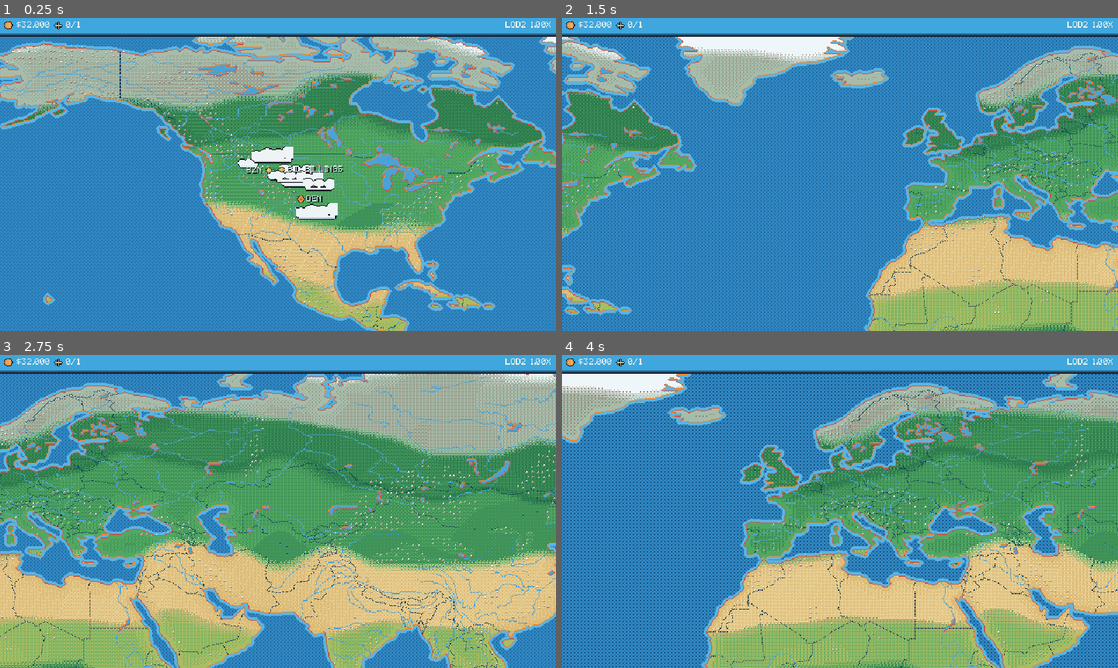
Above: before the commit, frames 1-4 (two rows, left to right).
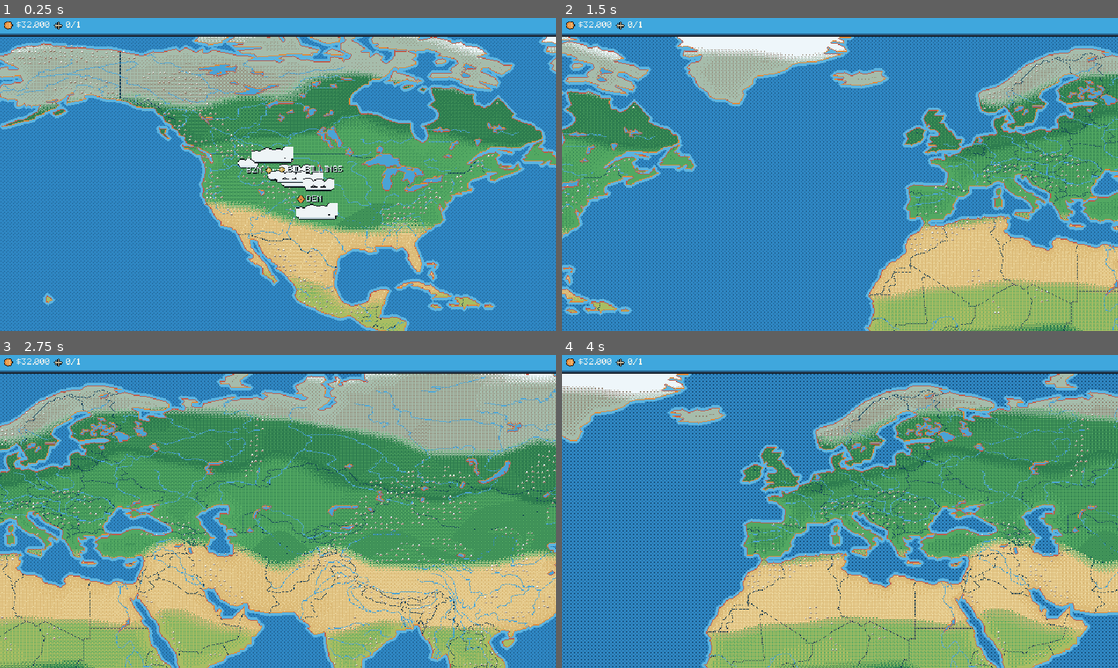
Above: after the commit, the same moments.

Repository: Wyocowboy307/pixel-skies
Game: Godot game, scene res://scenes/main.tscn
Two runs of this game, one before a commit and one after it. Both use one fixed random seed, a clock stepped at 60 frames per second and the inputs below.
Inputs (mouse positions are in pixels of both pictures, inside the frame that each line leads up to):
- Up to frame 1 (0.25 s): no input
- Up to frame 2 (1.5 s): move the mouse to (962, 158) at 0.52 s; hold Right (ui_right) 0.53-1.25 s; click (962, 158) at 0.67 s; drag from (728, 190) to (812, 237) at 1.27 s
- Up to frame 3 (2.75 s): tap Enter at 2 s; move the mouse to (333, 442) at 2.02 s; hold Right (ui_right) from 2.03 s (still down); click (333, 442) at 2.17 s
- Up to frame 4 (4 s): release Right (ui_right) at 2.75 s; drag from (812, 574) to (673, 464) at 2.77 s; tap Space at 3.5 s; move the mouse to (1006, 558) at 3.52 s; hold Left (ui_left) from 3.53 s (still down); click (1006, 558) at 3.67 s

The runs differ from the first frame. In frame 1, less than 0.1% of the frame differs, in the area x 49-99%, y 1-58%; in frame 2, less than 0.1%; in frame 3, less than 0.1%; in frame 4, less than 0.1%.

Commit message:
Apply the review panel's convergent fixes
An adversarial three-lens review (charm / readability / consistency) of the ten
gate screenshots scored the build 5, 5 and 6.5 out of 10 — FIX_FIRST across the
board. This applies every fix at least two lenses agreed on:

- Airport ground now uses daylight greens matched to the world map. The muted
  ramp read as night, and was unanimously the top complaint.
- The LOD/zoom readout is gone from the player HUD — engine telemetry was "the
  loudest technical-application tell in the build".
- The gate scenario pins CLEAR for the daytime capture; the deterministic
  weather had legitimately rolled snow that hour, making day and snow
  indistinguishable. Snow and rain are also denser now.
- Callsign chips are luggage tags (warm yellow, navy text, punched hole), and
  only the selected aircraft is labelled — tags no longer pile onto airport
  names near a hub. The route network is white against the ocean.
- Empty seats read as chairs (headrest, cushion, legs), not orange L glyphs.
- A disabled FLY says what unlocks it (LOAD SOMETHING FIRST / PICK A ROUTE).
- Airport HUD: job-card second line carries money and verdict so nothing sits
  on the headline; blocked jobs go quiet grey instead of shouting red; manifest
  rows ride the cream theme instead of dark terminal strips; the layout button
  joins the action row instead of overflowing the title row.

Co-Authored-By: Claude Fable 5 <noreply@anthropic.com>

Diff:
--- a/scripts/aircraft/aircraft_detail_view.gd
+++ b/scripts/aircraft/aircraft_detail_view.gd
@@ -259,6 +259,15 @@
 
     var flying: bool = plane.state == AircraftInstance.State.IN_FLIGHT
     _fly_button.disabled = flying or loaded.is_empty() or _selected_destination.is_empty()
+    # A disabled FLY says what unlocks it, so the biggest verb in the game is
+    # never a mystery.
+    if _notice.text.is_empty():
+        if flying:
+            _notice.text = ""
+        elif loaded.is_empty():
+            _notice.text = "LOAD SOMETHING FIRST"
+        elif _selected_destination.is_empty():
+            _notice.text = "PICK A ROUTE"
 
     _job_panel.visible = _mode == "load" and not flying
     _route_panel.visible = _mode == "route" and not flying
--- a/scripts/airport/airport_view.gd
+++ b/scripts/airport/airport_view.gd
@@ -761,7 +761,7 @@
     var view: Rect2 = _visible_rect()
     var bright: Color = _wx_colour("btn_blue_hi", "sky_light")
     var deep: Color = _wx_colour("hud_blue", "glass_light")
-    var count: int = 34 + int(roundf(_weather_intensity * 14.0))
+    var count: int = 84 + int(roundf(_weather_intensity * 30.0))
     for i in range(count):
         var seed_x: float = float(absi(hash("rain_x_%d" % i)) % 1000) / 1000.0
         var seed_y: float = float(absi(hash("rain_y_%d" % i)) % 1000) / 1000.0
@@ -782,7 +782,7 @@
     var view: Rect2 = _visible_rect()
     var white: Color = PixelPalette.get_colour("white")
     var pale: Color = _wx_colour("ice_light", "white")
-    var count: int = 20 + int(roundf(_weather_intensity * 12.0))
+    var count: int = 52 + int(roundf(_weather_intensity * 22.0))
     for i in range(count):
         var seed_x: float = float(absi(hash("snow_x_%d" % i)) % 1000) / 1000.0
         var seed_y: float = float(absi(hash("snow_y_%d" % i)) % 1000) / 1000.0
--- a/scripts/dev/scenarios/review_gate.gd
+++ b/scripts/dev/scenarios/review_gate.gd
@@ -124,6 +124,9 @@
     await cap.wait(0.5)
 
     # -- 7. BZN daytime ------------------------------------------------------
+    # Pinned clear: the deterministic weather can legitimately roll snow this
+    # hour, and then "day" and "snow" captures are indistinguishable.
+    WeatherService.set_override("apt_bzn", WeatherService.Kind.CLEAR)
     if main._view != main.View.AIRPORT:
         main.enter_airport("apt_bzn")
     await cap.wait(1.4)
--- a/scripts/ui/airport_hud.gd
+++ b/scripts/ui/airport_hud.gd
@@ -138,7 +138,7 @@
     _config_button = UiTheme.button("LAYOUT")
     _config_button.tooltip_text = "Trade seats for hold space"
     _config_button.pressed.connect(_on_configuration_pressed)
-    identity.add_child(_config_button)
+
 
     var capacity := HBoxContainer.new()
     capacity.add_theme_constant_override("separation", 6)
@@ -173,6 +173,7 @@
     var buttons := HBoxContainer.new()
     buttons.add_theme_constant_override("separation", 3)
     actions.add_child(buttons)
+    buttons.add_child(_config_button)
     _route_button = UiTheme.button("ROUTE")
     _route_button.pressed.connect(_on_route_pressed)
     buttons.add_child(_route_button)
@@ -201,6 +202,8 @@
     var button := Button.new()
     button.custom_minimum_size = Vector2(0.0, height)
     button.clip_contents = true
+    # Rows ride the cream button theme; the old dark strip overrides made the
+    # dock read as a terminal embedded in a card.
     var row := HBoxContainer.new()
     row.mouse_filter = Control.MOUSE_FILTER_IGNORE
     row.set_anchors_preset(Control.PRESET_FULL_RECT)
@@ -282,13 +285,22 @@
     var destination: Dictionary = sim.db.airports.get(job.destination_id, {})
     middle.add_child(UiTheme.label("%s TO %s" % [UiTheme.job_summary(job),
         String(destination.get("code", "?"))], "navy" if allowed else "ink_soft"))
+    # Second line carries the money and the verdict, so nothing ever sits on
+    # top of the headline. A blocked job goes quiet grey, not shouting red.
+    var footer := HBoxContainer.new()
+    footer.mouse_filter = Control.MOUSE_FILTER_IGNORE
+    footer.add_theme_constant_override("separation", 3)
+    middle.add_child(footer)
     if allowed:
-        middle.add_child(UiTheme.label(UiTheme.money(job.reward), "btn_green_lo"))
+        footer.add_child(UiTheme.label(UiTheme.money(job.reward), "btn_green_lo"))
+        var gap := Control.new()
+        gap.size_flags_horizontal = Control.SIZE_EXPAND_FILL
+        gap.mouse_filter = Control.MOUSE_FILTER_IGNORE
+        footer.add_child(gap)
+        footer.add_child(UiTheme.fits_badge(true))
     else:
-        middle.add_child(UiTheme.label(String(verdict["reason"]), "btn_red"))
-    row.add_child(UiTheme.fits_badge(allowed))
+        footer.add_child(UiTheme.label(String(verdict["reason"]).to_upper(), "ink_soft"))
     return button
-
 func _load_verdict(job: Job) -> Dictionary:
     var plane: AircraftInstance = sim.state.aircraft.get(selected_aircraft_id, null)
     if plane == null:
@@ -371,7 +383,7 @@
         row.add_child(UiTheme.payload_pip(is_seat, i < used, i))
 
 func _manifest_row(job: Job) -> Control:
-    var parts: Dictionary = _row(11.0)
+    var parts: Dictionary = _row(16.0)
     var button: Button = parts["button"]
     var row: HBoxContainer = parts["row"]
     button.tooltip_text = "Click to unload"
@@ -384,7 +396,7 @@
     var gap := Control.new()
     gap.size_flags_horizontal = Control.SIZE_EXPAND_FILL
     row.add_child(gap)
-    row.add_child(UiTheme.label(UiTheme.money(job.reward), "accent_green"))
+    row.add_child(UiTheme.label(UiTheme.money(job.reward), "btn_green_lo"))
     return button
 
 # ---------------------------------------------------------------------------
--- a/scripts/ui/hud.gd
+++ b/scripts/ui/hud.gd
@@ -123,8 +123,10 @@
         var fleet: Dictionary = sim.state.fleet_summary()
         _fleet_label.text = "%d/%d" % [int(fleet["flying"]), int(fleet["total"])]
 
-func set_zoom_readout(zoom: float, tier_name: String) -> void:
-    _zoom_label.text = "%s %.2fx" % [tier_name, zoom]
+func set_zoom_readout(_zoom: float, _tier_name: String) -> void:
+    # Engine telemetry never ships in the player HUD — every review lens called
+    # the LOD readout the loudest "technical application" tell in the build.
+    _zoom_label.text = ""
 
 func show_airport(airport_id: String) -> void:
     if db == null or not db.airports.has(airport_id):
--- a/scripts/ui/ui_theme.gd
+++ b/scripts/ui/ui_theme.gd
@@ -9,7 +9,7 @@
 const TOP_BAR_HEIGHT := 15.0
 const PANEL_WIDTH := 150.0
 const DOCK_WIDTH := 296.0
-const DOCK_HEIGHT := 84.0
+const DOCK_HEIGHT := 96.0
 const ROW_HEIGHT := 20.0
 const FONT_SIZE := 7
 const MARGIN := 4.0
--- a/scripts/world/world_overlay.gd
+++ b/scripts/world/world_overlay.gd
@@ -316,7 +316,9 @@
         var a: Dictionary = db.airports[String(pair[0])]
         var b: Dictionary = db.airports[String(pair[1])]
         var active: bool = selected_airport_id == String(pair[0]) or selected_airport_id == String(pair[1])
-        var colour: Color = _colour("ui_border_light") if active else _colour("ui_border")
+        # The network is white against the saturated ocean — the "that is my
+        # airline" read the whole map exists to deliver.
+        var colour: Color = _colour("white") if active else Color(_colour("white"), 0.75)
         var points: PackedVector2Array = _route_points(a, b)
         var travelled := 0
         for i in range(points.size() - 1):
@@ -467,10 +469,10 @@
         # frames, so a turning aircraft stays their aircraft.
         var strip: Texture2D = LiverySprites.map_strip(plane, _bank_of(leg.id, heading))
         AircraftSprites.draw_frame(self, strip, at, heading, scale)
+        # Only the selected aircraft gets a label; labelling every bystander
+        # piled tags on top of the airport names near a hub.
         if leg.aircraft_id == selected_aircraft_id:
             _callsign_chip(font, plane, leg, at, now, scale)
-        elif camera.current_zoom() >= 1.0:
-            _registration_tag(font, plane, at, scale)
     _prune_headings(active_ids)
 
 # ---------------------------------------------------------------------------
@@ -559,22 +561,23 @@
     box_origin.x = clampf(box_origin.x, 2.0, size.x - box_size.x - 2.0)
     box_origin.y = maxf(box_origin.y, SAFE_AREA_TOP)
 
-    # Chunky navy card with a light edge and a pointer notch down to the plane.
+    # A luggage tag, not telemetry: warm yellow card, navy text, punched hole.
     draw_rect(Rect2(box_origin - Vector2.ONE, box_size + Vector2(2.0, 2.0)),
         _colour("outline"))
-    draw_rect(Rect2(box_origin, box_size), _colour("ui_bg"))
-    draw_rect(Rect2(box_origin, Vector2(box_size.x, 1.0)), _colour("ui_border_light"))
+    draw_rect(Rect2(box_origin, box_size), _colour("accent_yellow"))
+    draw_rect(Rect2(box_origin, Vector2(box_size.x, 1.0)), _colour("card_hi"))
+    draw_rect(Rect2(box_origin + Vector2(2.0, 2.0), Vector2(2.0, 2.0)), _colour("outline"))
     var notch_x: float = clampf(at.x - 2.0, box_origin.x + 2.0, box_origin.x + box_size.x - 6.0)
     draw_rect(Rect2(_snap(Vector2(notch_x, box_origin.y + box_size.y + 1.0)),
         Vector2(4.0, 2.0)), _colour("outline"))
     draw_rect(Rect2(_snap(Vector2(notch_x + 1.0, box_origin.y + box_size.y + 3.0)),
         Vector2(2.0, 1.0)), _colour("outline"))
 
-    var text_at: Vector2 = _snap(box_origin + Vector2(5.0, 9.0))
+    var text_at: Vector2 = _snap(box_origin + Vector2(7.0, 9.0))
     draw_string(font, text_at, name_line, HORIZONTAL_ALIGNMENT_LEFT, -1,
-        LABEL_FONT_SIZE, _colour("white"))
+        LABEL_FONT_SIZE, _colour("navy_deep"))
     draw_string(font, text_at + Vector2(0.0, 10.0), eta_line, HORIZONTAL_ALIGNMENT_LEFT, -1,
-        LABEL_FONT_SIZE, _colour("accent_orange_light"))
+        LABEL_FONT_SIZE, _colour("btn_blue_lo"))
 
 ## Every other on-screen flight gets its registration, small and shadowed, once
 ## the player is close enough for it to mean something.
Binary file changed: assets/art/placeholder/airports/tiles/grass_highplains.png
Binary file changed: assets/art/placeholder/airports/tiles/grass_mountain.png
Binary file changed: assets/art/placeholder/airports/tiles/grass_mountain_b.png
Binary file changed: assets/art/placeholder/airports/tiles/grass_plains.png
Binary file changed: assets/art/placeholder/ui/seat_empty.png
Not shown, changed: tools/pixelart/scenery.py
